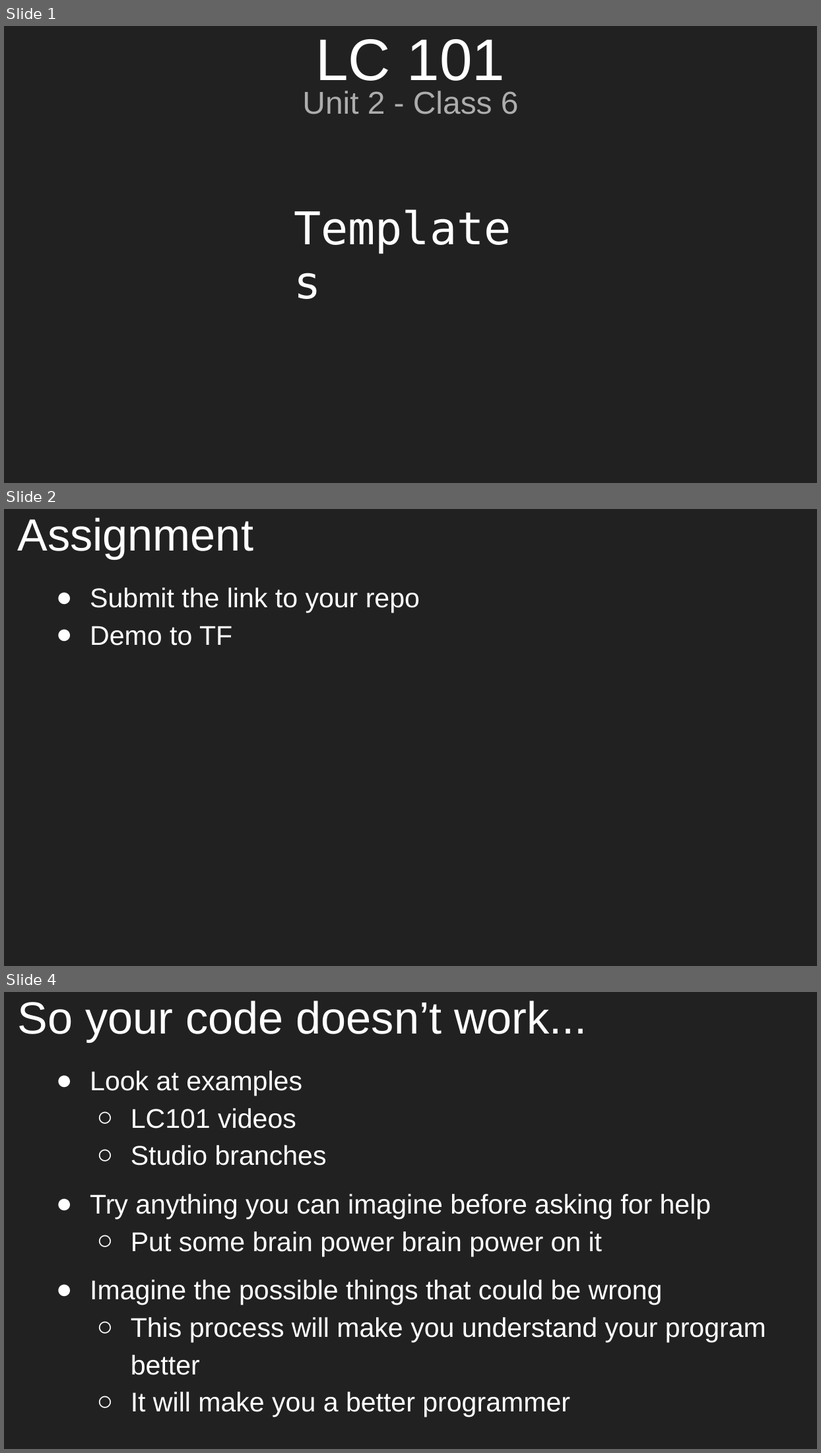
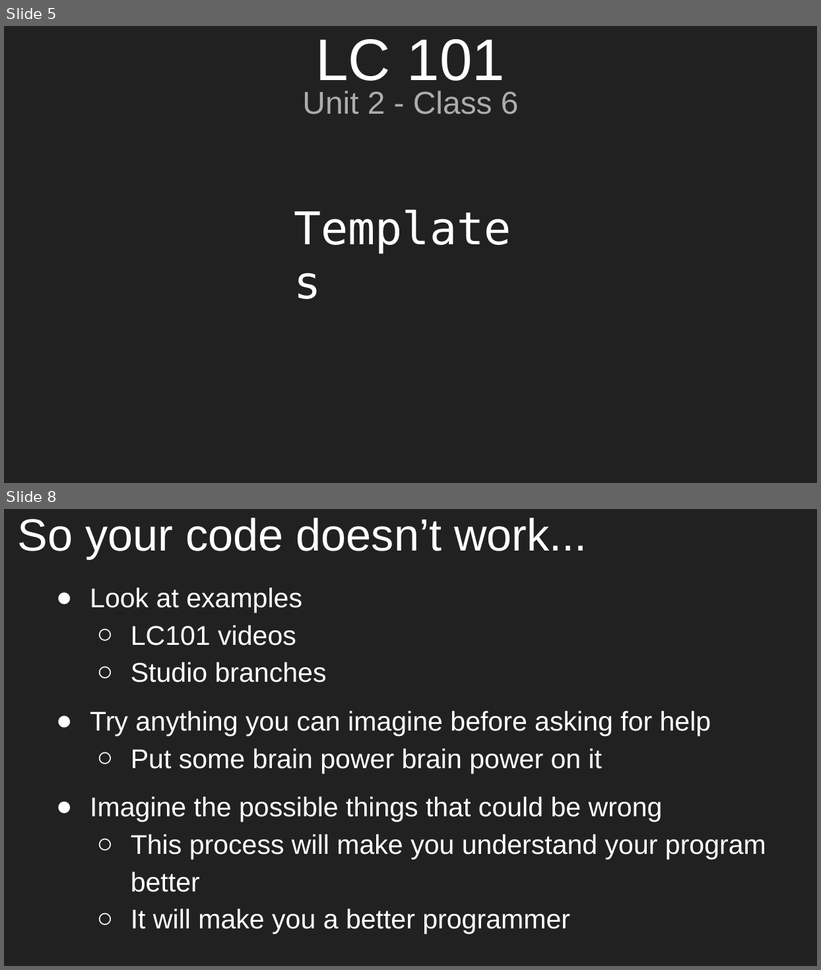
Before and after one commit to aleesham/lc101-unit2, a slide deck: slides/Unit 2 - LC 101 - Class 6.pptx. Shown one above the other, each under a label of ours: slides 1, 2 and 4 before the commit, slides 5 and 8 after it; the slides between them are not shown. The pictures are 821x1453 and 821x970 pixels, drawn with LibreOffice and Linux fonts; fonts in the diff are those of the drawing. Boxes give left, top, right and bottom in pixels: in the first picture for what was removed or moved away, otherwise in the second. Text is boxed around its words. In the diff, an @@ line names an element or a change of style, - is before the commit and + after.

```diff
--- a/slides/Unit 2 - LC 101 - Class 6.pptx
+++ b/slides/Unit 2 - LC 101 - Class 6.pptx
@@ slide 2 removed at (4, 509, 817, 966), background #212121 @@
@@ title removed at (18, 518, 253, 559) @@
-Assignment
@@ text removed at (90, 588, 420, 646) @@
-● Submit the link to your repo
-● Demo to TF
@@ what was slide 1 is now slide 5 @@
@@ what was slide 4 is now slide 8 @@
```
Also in this commit, not shown: 1 slide changed, 8 slides added, 5 other slides removed, 1 other file.
